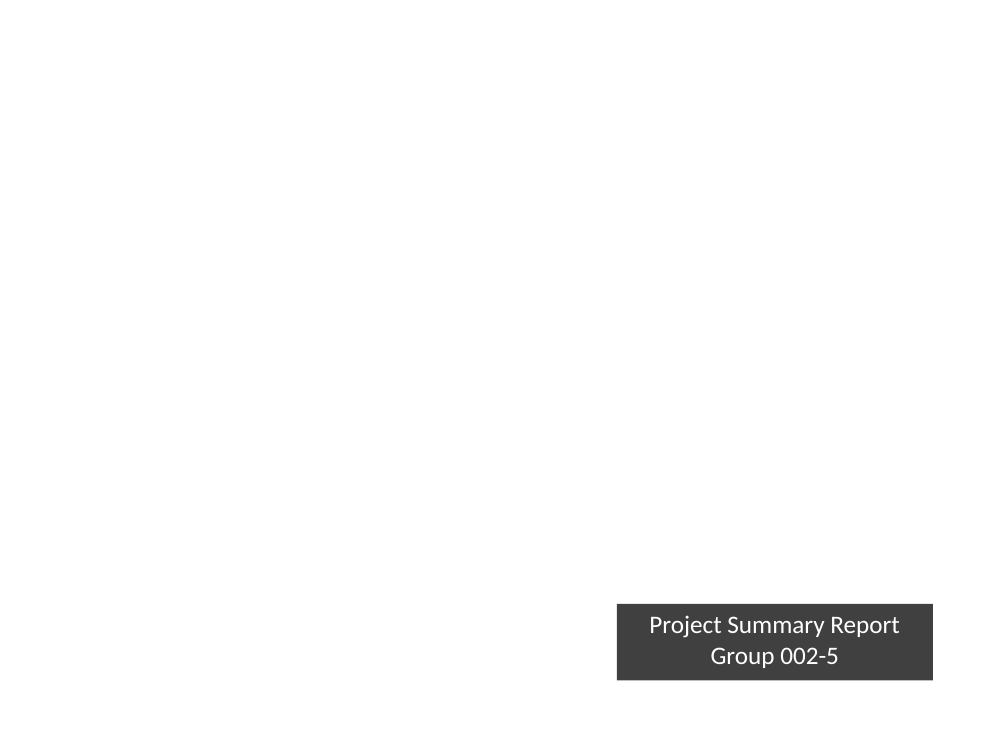
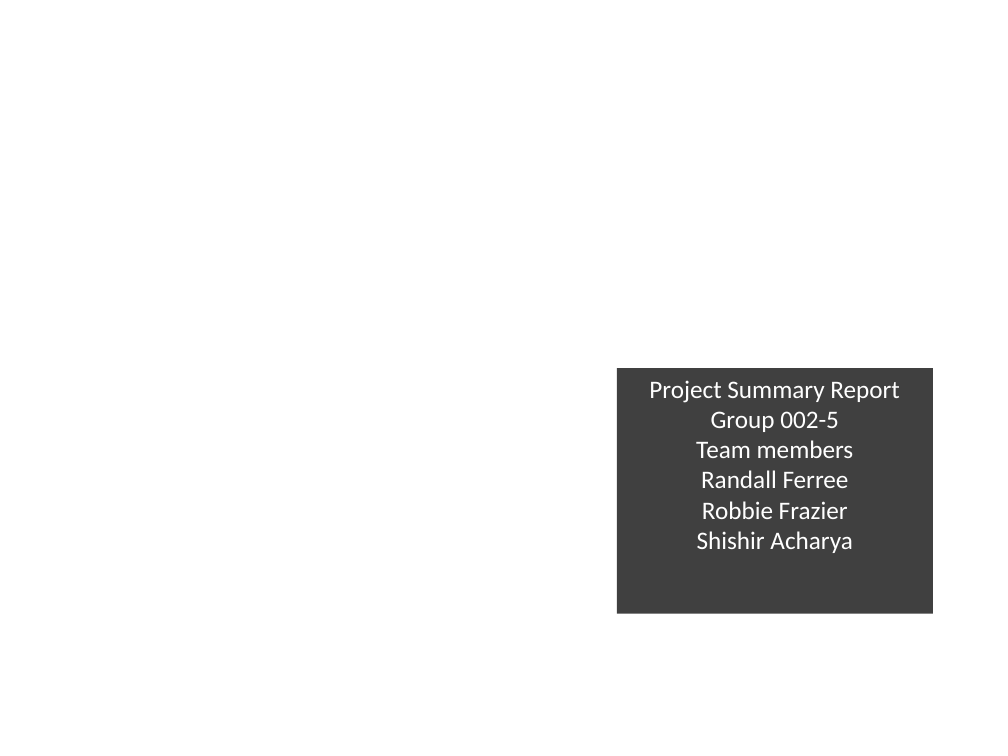
Before and after one commit to Randude14/FundamentalsPokerGame, a slide deck: slide 1 of Documentation/Group 002-5 Summary.pptx. Drawn at 1008x756 pixels with LibreOffice and Linux fonts; fonts in the diff are those of the drawing; background and template pictures are left out. Boxes give left, top, right and bottom in pixels: in the first picture for what was removed or moved away, otherwise in the second. Text is boxed around its words. In the diff, an @@ line names an element or a change of style, - is before the commit and + after.

```diff
--- a/Documentation/Group 002-5 Summary.pptx
+++ b/Documentation/Group 002-5 Summary.pptx
@@ rectangle "Project Summary Report": place and size @@
-rectangle "Project Summary Report" at bbox=[617, 604, 932, 680]
+rectangle "Project Summary Report" at bbox=[617, 368, 932, 614]
@@ text in rectangle at bbox=[696, 440, 854, 553]: paragraphs added @@
+Team members
+Randall Ferree
+Robbie Frazier
+Shishir Acharya
```
Also in this commit, not shown: 1 other slide changed, 2 slides added.
